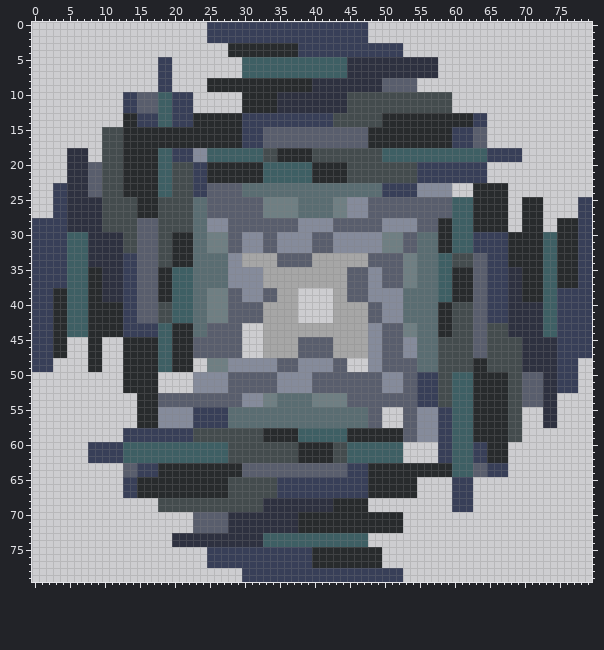
Edited in one commit: sprite sheet (nor_asset/fog.png). Above, as it was before the edit.
The file is 80x80 pixels. Colours within 5 levels of each other are drawn and written as one.
After the commit:
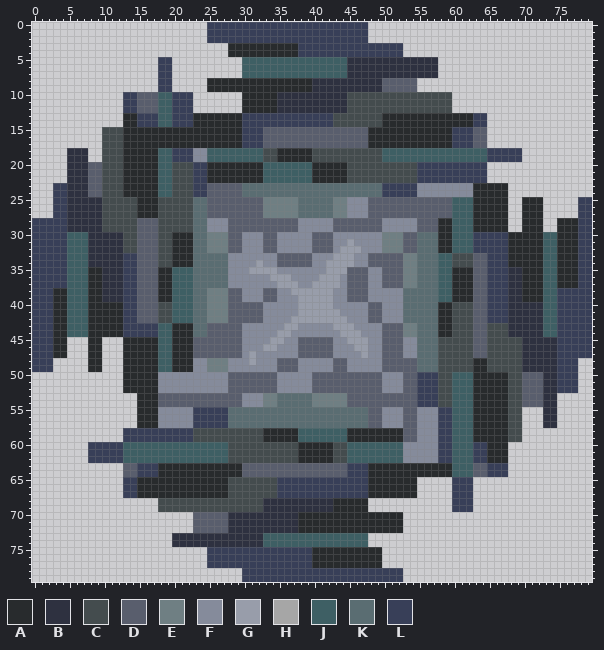
Palette (. is transparent): A #282b2d  B #2e3140  C #444c4e  D #595e6d  E #6f7f83  F #858b9b  G #989daa  H #a6a6a6  J #3e5f64  K #5a6d72  L #383f58
Changes in this commit:
@@ x 58..64 @@
 22 LLLLLLL
-23 FF...AA
-24 FF...AA
+23 FFFFFAA
+24 FFFFFAA
 25 DDJJJAA
@@ x 16..59 @@
 30 DDCCAAAKKEEEDDFFFDDFFFFFDDDFFFFFFFEEEDDKKKAA
-31 DDCCAAAKKEEEDDFFFDDFFFFFDDDFFFFFFFEEEDDKKKAA
-32 DDCCAAAKKEEEDDFFFDDFFFFFDDDFFFFFFFEEEDDKKKAA
-33 DDCCAAAKKKKKFFHHHHHDDDDDHHHHHHHHDDDDDEEKKKJJ
-34 DDCCAAAKKKKKFFHHHHHDDDDDHHHHHHHHDDDDDEEKKKJJ
-35 DDAAJJJKKKKKFFFFFHHHHHHHHHHHHDDDFFDDDEEKKKJJ
-36 DDAAJJJKKKKKFFFFFHHHHHHHHHHHHDDDFFDDDEEKKKJJ
-37 DDAAJJJKKKKKFFFFFHHHHHHHHHHHHDDDFFDDDEEKKKJJ
-38 DDAAJJJKKEEEDDFFFDDHHH.....HHDDDFFFFFKKKKKJJ
-39 DDAAJJJKKEEEDDFFFDDHHH.....HHDDDFFFFFKKKKKJJ
-40 DDCCJJJKKEEEDDDDDHHHHH.....HHHHHDDFFFKKKKKAA
-41 DDCCJJJKKEEEDDDDDHHHHH.....HHHHHDDFFFKKKKKAA
-42 DDCCJJJKKEEEDDDDDHHHHH.....HHHHHDDFFFKKKKKAA
-43 LLJJAAAKKDDDDD...HHHHHHHHHHHHHHHFFDDDEEKKKAA
-44 LLJJAAAKKDDDDD...HHHHHHHHHHHHHHHFFDDDEEKKKAA
-45 AAJJAAADDDDDDD...HHHHHDDDDDHHHHHFFDDDFFKKKCC
-46 AAJJAAADDDDDDD...HHHHHDDDDDHHHHHFFDDDFFKKKCC
-47 AAJJAAADDDDDDD...HHHHHDDDDDHHHHHFFDDDFFKKKCC
-48 AAJJAAA..EEEFFFFFFFDDDFFFFFDD...FFDDDDDKKKCC
-49 AAJJAAA..EEEFFFFFFFDDDFFFFFDD...FFDDDDDKKKCC
-50 AA.....FFFFFDDDDDDDFFFFFDDDDDDDDDDFFFDDLLLCC
-51 AA.....FFFFFDDDDDDDFFFFFDDDDDDDDDDFFFDDLLLCC
-52 AA.....FFFFFDDDDDDDFFFFFDDDDDDDDDDFFFDDLLLCC
+31 DDCCAAAKKEEEDDFFFDDFFFFFDDDFFGFFFFEEEDDKKKAA
+32 DDCCAAAKKEEEDDFFFDDFFFFFDDDFGGGFFFEEEDDKKKAA
+33 DDCCAAAKKKKKFFFFFFFDDDDDFFFGGGFFDDDDDEEKKKJJ
+34 DDCCAAAKKKKKFFFFGFFDDDDDFFGGGGFFDDDDDEEKKKJJ
+35 DDAAJJJKKKKKFFFGGGGFFFFFFFGGGDDDFFDDDEEKKKJJ
+36 DDAAJJJKKKKKFFFFFFGGGFFFFGGGFDDDFFDDDEEKKKJJ
+37 DDAAJJJKKKKKFFFFFFFGGGFFGGGGFDDDFFDDDEEKKKJJ
+38 DDAAJJJKKEEEDDFFFDDFFGGGGGGFFDDDFFFFFKKKKKJJ
+39 DDAAJJJKKEEEDDFFFDDFFFGGGGGFFDDDFFFFFKKKKKJJ
+40 DDCCJJJKKEEEDDDDDFFFFFGGGGGFFFFFDDFFFKKKKKAA
+41 DDCCJJJKKEEEDDDDDFFFFFGGGGGGFFFFDDFFFKKKKKAA
+42 DDCCJJJKKEEEDDDDDFFFFGGGGGGGGFFFDDFFFKKKKKAA
+43 LLJJAAAKKDDDDDFFFFFFGGFFFFFGGGFFFFDDDEEKKKAA
+44 LLJJAAAKKDDDDDFFFFFGGFFFFFFFGGGFFFDDDEEKKKAA
+45 AAJJAAADDDDDDDFFFFGGFFDDDDDFFGGGFFDDDFFKKKCC
+46 AAJJAAADDDDDDDFFFGGFFFDDDDDFFFGGFFDDDFFKKKCC
+47 AAJJAAADDDDDDDFGFFFFFFDDDDDFFFFGFFDDDFFKKKCC
+48 AAJJAAAFFEEEFFFGFFFDDDFFFFFDDFFFFFDDDDDKKKCC
+49 AAJJAAAFFEEEFFFFFFFDDDFFFFFDDFFFFFDDDDDKKKCC
+50 AAFFFFFFFFFFDDDDDDDFFFFFDDDDDDDDDDFFFDDLLLCC
+51 AAFFFFFFFFFFDDDDDDDFFFFFDDDDDDDDDDFFFDDLLLCC
+52 AAFFFFFFFFFFDDDDDDDFFFFFDDDDDDDDDDFFFDDLLLCC
 53 AADDDDDDDDDDDDFFFEEKKKKKEEEEEDDDDDDDDDDLLLCC
 54 AADDDDDDDDDDDDFFFEEKKKKKEEEEEDDDDDDDDDDLLLCC
-55 AAFFFFFLLLLLKKKKKKKKKKKKKKKKKKKKDD...DDFFFLL
-56 AAFFFFFLLLLLKKKKKKKKKKKKKKKKKKKKDD...DDFFFLL
-57 AAFFFFFLLLLLKKKKKKKKKKKKKKKKKKKKDD...DDFFFLL
+55 AAFFFFFLLLLLKKKKKKKKKKKKKKKKKKKKDDFFFDDFFFLL
+56 AAFFFFFLLLLLKKKKKKKKKKKKKKKKKKKKDDFFFDDFFFLL
+57 AAFFFFFLLLLLKKKKKKKKKKKKKKKKKKKKDDFFFDDFFFLL
 58 LLLLLLLCCCCCCCCCCAAAAAJJJJJJJAAAAAAAADDFFFLL
 59 LLLLLLLCCCCCCCCCCAAAAAJJJJJJJAAAAAAAADDFFFLL
-60 JJJJJJJJJJJJCCCCCCCCCCAAAAACCJJJJJJJJ.....LL
-61 JJJJJJJJJJJJCCCCCCCCCCAAAAACCJJJJJJJJ.....LL
-62 JJJJJJJJJJJJCCCCCCCCCCAAAAACCJJJJJJJJ.....LL
+60 JJJJJJJJJJJJCCCCCCCCCCAAAAACCJJJJJJJJFFFFFLL
+61 JJJJJJJJJJJJCCCCCCCCCCAAAAACCJJJJJJJJFFFFFLL
+62 JJJJJJJJJJJJCCCCCCCCCCAAAAACCJJJJJJJJFFFFFLL
 63 LLAAAAAAAAAAAADDDDDDDDDDDDDDDLLLAAAAAAAAAAAA
